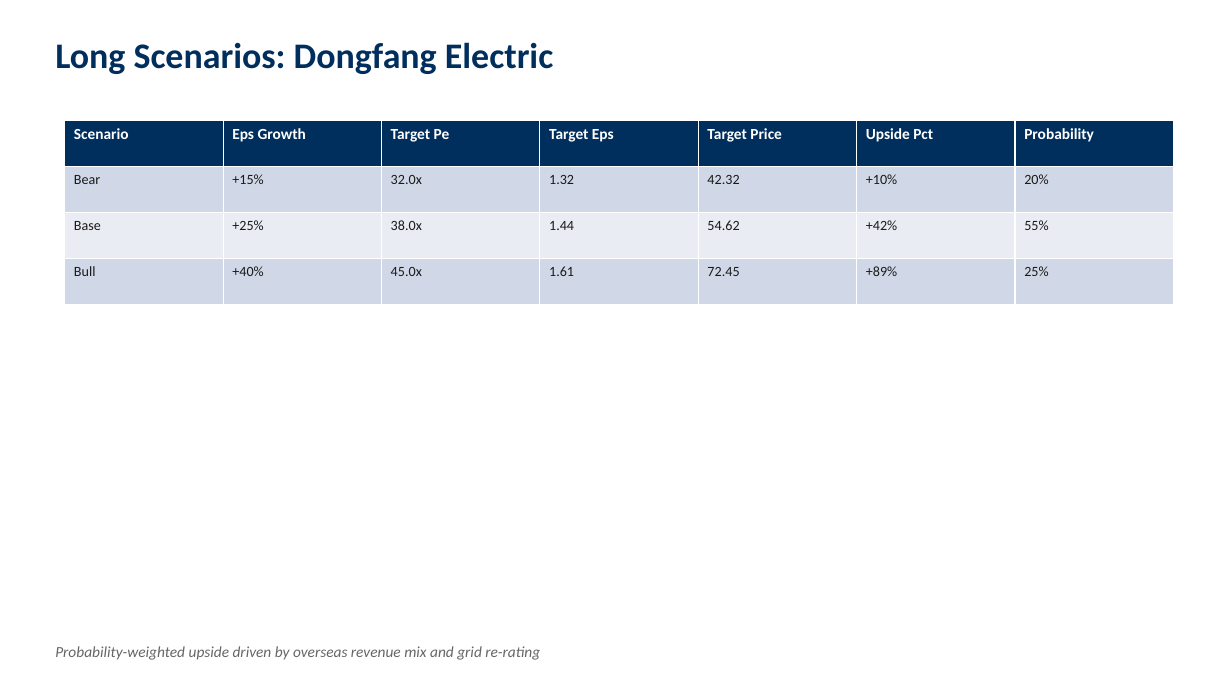
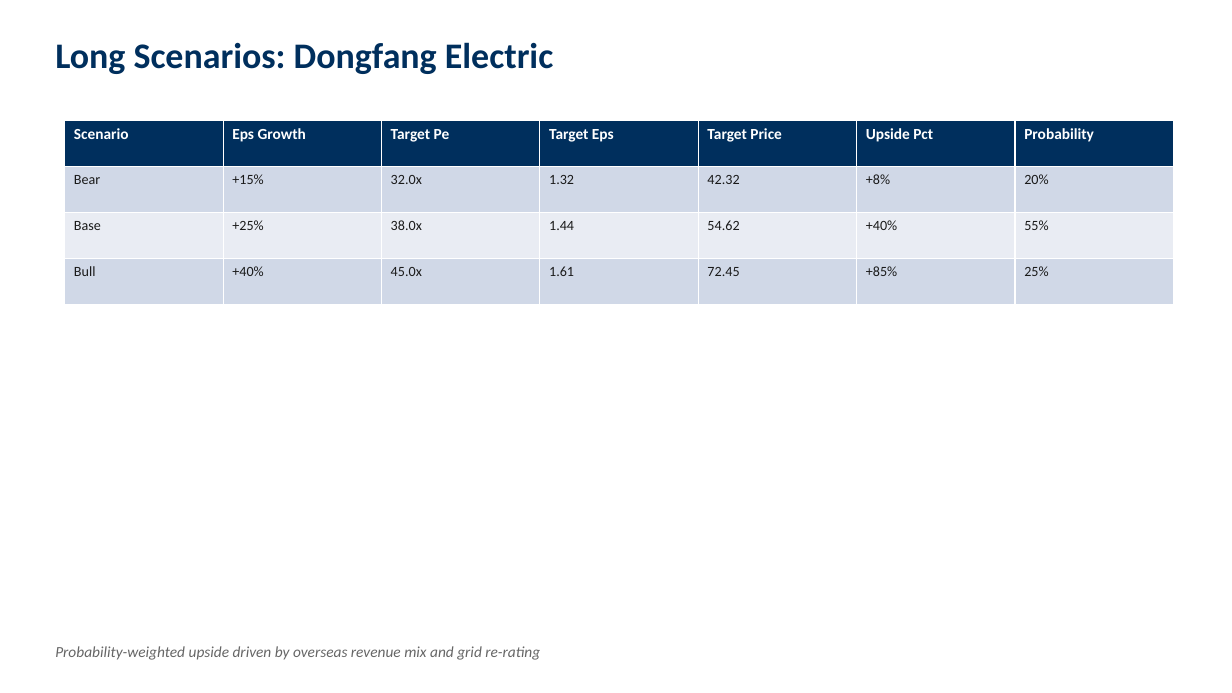
Before and after one commit to skumyol/ubs, a slide deck: slide 14 of deck/UBS_Pitch_Deck_AUTO.pptx (slide 16 before the commit). Drawn at 1232x693 pixels with LibreOffice and Linux fonts; fonts in the diff are those of the drawing. Boxes give left, top, right and bottom in pixels: in the first picture for what was removed or moved away, otherwise in the second. Text is boxed around its words. In the diff, an @@ line names an element or a change of style, - is before the commit and + after.

```diff
--- a/deck/UBS_Pitch_Deck_AUTO.pptx
+++ b/deck/UBS_Pitch_Deck_AUTO.pptx
@@ table at bbox=[65, 120, 1171, 305] @@
-row 2, column 6: +10%
+row 2, column 6: +8%
-row 3, column 6: +42%
+row 3, column 6: +40%
-row 4, column 6: +89%
+row 4, column 6: +85%
```
Also in this commit, not shown: 12 other slides changed, 2 slides added, 7 slides removed, 33 other files.
